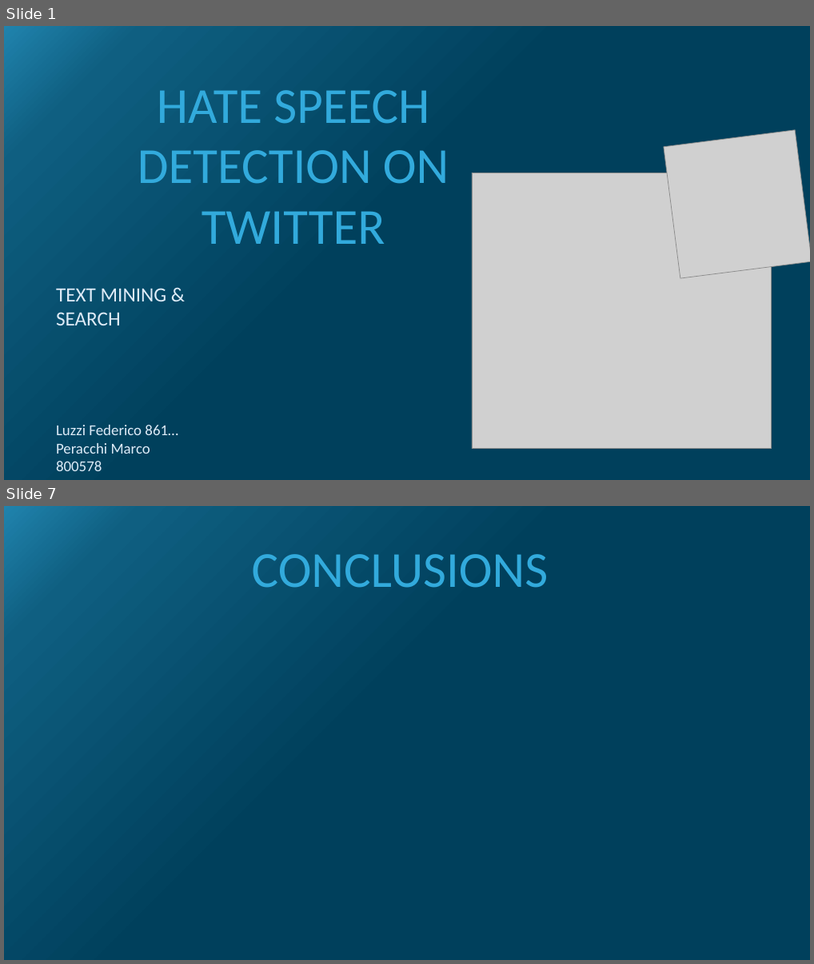
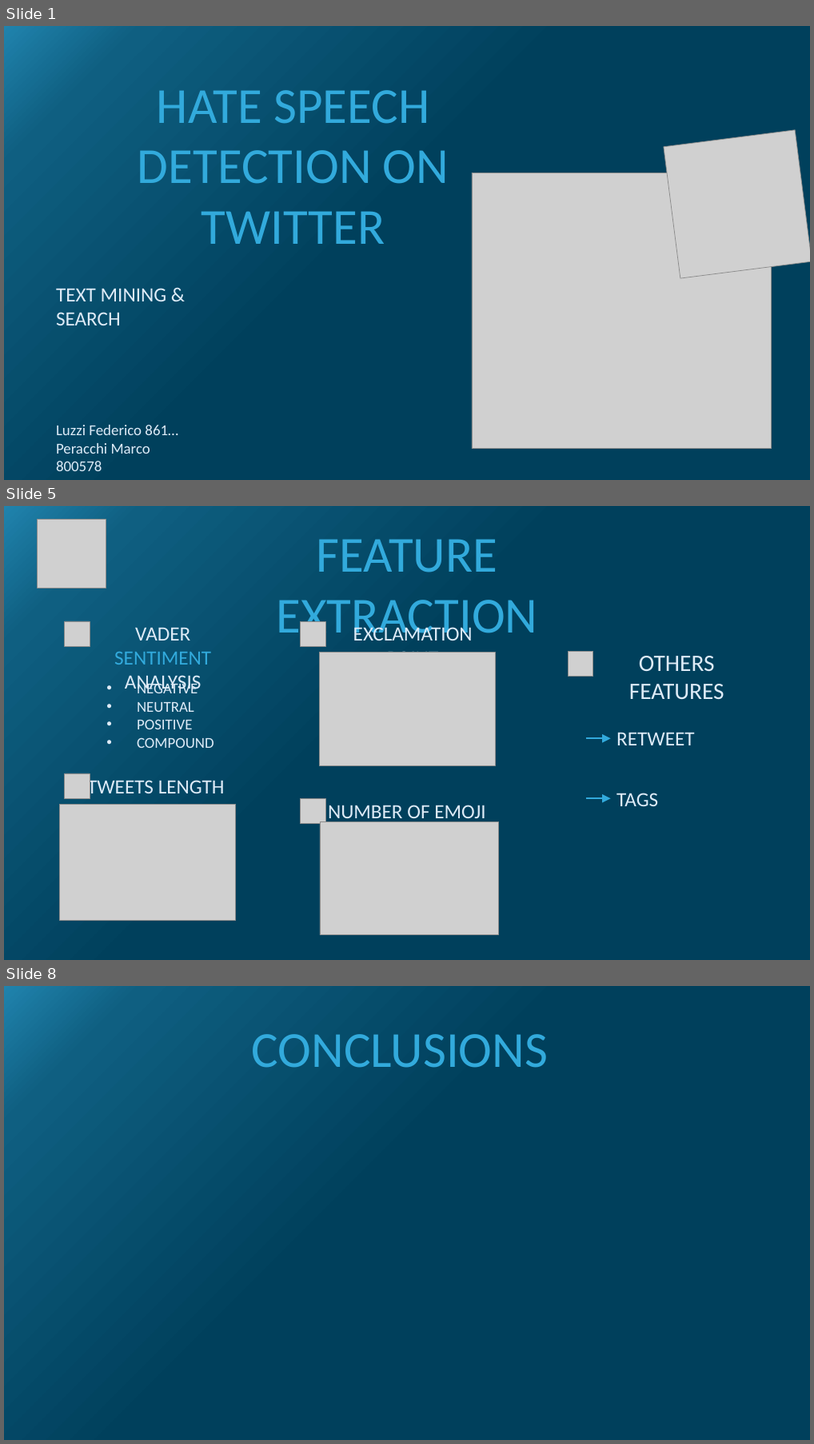
Before and after one commit to MarcoP9/textmining, a slide deck: PresentationTextMining.pptx. Shown one above the other, each under a label of ours: slides 1 and 7 before the commit, slides 1, 5 and 8 after it; the slides between them are not shown. The pictures are 814x964 and 814x1444 pixels, drawn with LibreOffice and Linux fonts; fonts in the diff are those of the drawing; grey boxes stand for pictures. Boxes give left, top, right and bottom in pixels: in the first picture for what was removed or moved away, otherwise in the second. Text is boxed around its words. In the diff, an @@ line names an element or a change of style, - is before the commit and + after.

Commit message:
presentation

```diff
--- a/PresentationTextMining.pptx
+++ b/PresentationTextMining.pptx
@@ slide 5 added at <box>4,506,810,960</box>, background gradient #00405C to #0F5F81 to #2083AD @@
@@ picture added at <box>38,520,106,588</box> @@
@@ text added at <box>276,539,538,644</box>, 60 pt, text #32AADC @@
+FEATURE EXTRACTION
@@ picture added at <box>65,621,90,646</box> @@
@@ picture added at <box>301,621,326,646</box> @@
@@ text added at <box>354,624,473,652</box>, 24 pt, text #DEEBF7 @@
+EXCLAMATION POINT
@@ text added at <box>114,628,211,693</box>, 24 pt, text #DEEBF7 @@
+VADER SENTIMENT ANALYSIS
@@ picture added at <box>319,652,495,765</box> @@
@@ picture added at <box>569,651,594,676</box> @@
@@ text added at <box>630,656,725,700</box>, 28 pt, text #DEEBF7 @@
+OTHERS FEATURES
@@ text added at <box>137,681,214,748</box>, 18 pt, text #DEEBF7 @@
+• NEGATIVE
+• NEUTRAL
+• POSITIVE
+• COMPOUND
@@ arrow added from (586, 738) to (611, 738), #32AADC 2 pt @@
@@ text added at <box>617,732,695,745</box>, 24 pt, text #DEEBF7 @@
+RETWEET
@@ picture added at <box>65,773,90,798</box> @@
@@ text added at <box>87,776,225,798</box>, 24 pt, text #DEEBF7 @@
+TWEETS LENGTH
@@ text added at <box>617,792,658,806</box>, 24 pt, text #DEEBF7 @@
+TAGS
@@ picture added at <box>60,804,236,920</box> @@
@@ picture added at <box>301,798,326,823</box> @@
@@ text added at <box>328,804,486,824</box>, 24 pt, text #DEEBF7 @@
+NUMBER OF EMOJI
@@ arrow added from (586, 798) to (611, 798), #32AADC 2 pt @@
@@ picture added at <box>320,821,499,934</box> @@
@@ what was slide 7 is now slide 8 @@
```
Also in this commit, not shown: 1 slide changed, 4 other slides added, 4 slides removed.
